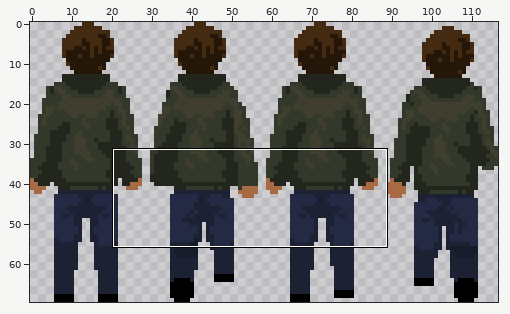
Two versions of one sprite sheet, levels/exploration/player.png. Above: a wide view before the commit, with the close-up outlined.
Close-up. Before:
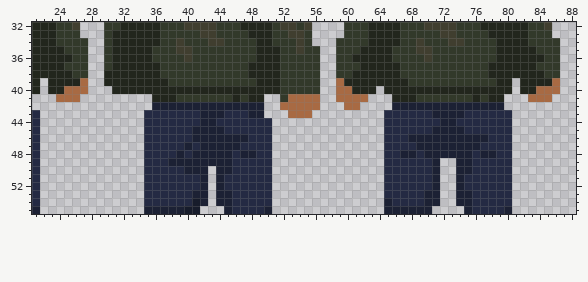
The file is 117x70 pixels. Shown: x 21..88, y 32..55.
And afterwards:
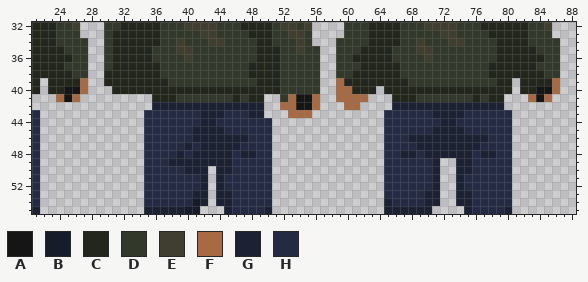
Palette (. is transparent): A #151515  B #171c2b  C #22261d  D #32392a  E #403e2f  F #a86a43  G #1c2134  H #242a43
Change:
Changed rows in their new state; - is an unchanged pixel.
first column x 25:
40 AA---------------------------------------------------------AA
41 A----------------------------AA----------------------------A-
42 -----------------------------AA------------------------------
